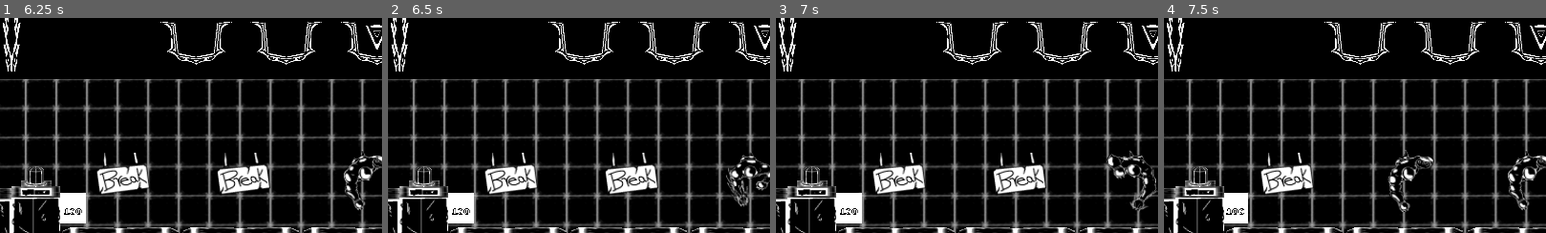
Above: before the commit, frames 1-4 (left to right).
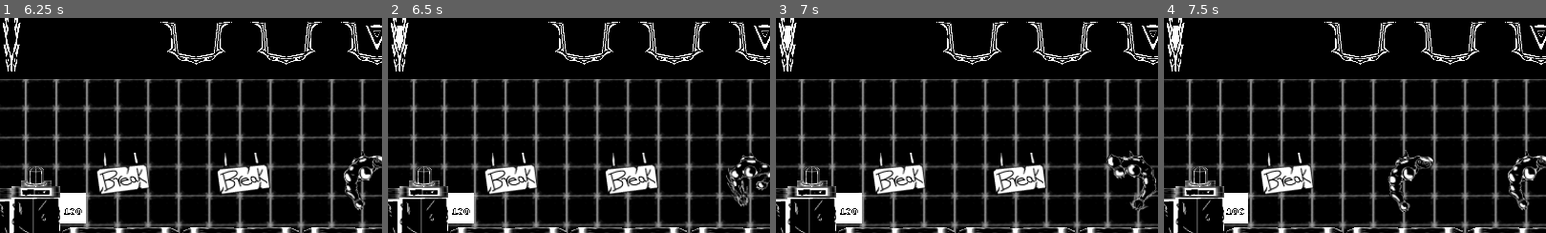
Above: after the commit, the same moments.

Repository: patches34/super-conveyor-bros
Game: Godot game, scene res://Scenes/main_level.tscn
Two runs of this game, one before a commit and one after it. Both use one fixed random seed, a clock stepped at 60 frames per second and the inputs below. The engine's default icon, where the game draws it, is replaced by a stand-in: a white triangle on a blue panel in a dark square.
Inputs (mouse positions are % of the whole screen's width and height, from its top left):
- Up to frame 1 (6.25 s): move the mouse to (72, 45) at 0.52 s; hold Mouse wheel down (scroll_down) 0.53-1.28 s; move the mouse to (30, 55) at 1.27 s; tap one key every 1.5 s from 1.35 s: Mouse wheel up (scroll_up) Mouse wheel down (scroll_down) Middle mouse button (toggle_belt) Mouse wheel up (scroll_up); move the mouse to (60, 28) at 2.02 s; hold Middle mouse button (toggle_belt) 2.03-2.78 s; move the mouse to (45, 70) at 2.77 s; move the mouse to (80, 65) at 3.52 s; hold Mouse wheel up (scroll_up) 3.53-4.28 s; move the mouse to (20, 35) at 4.27 s; move the mouse to (55, 50) at 5.02 s; hold Mouse wheel down (scroll_down) 5.03-5.78 s; move the mouse to (35, 25) at 5.77 s
- Up to frame 2 (6.5 s): no input
- Up to frame 3 (7 s): move the mouse to (72, 45) at 6.52 s; hold Middle mouse button (toggle_belt) from 6.53 s (still down)
- Up to frame 4 (7.5 s): move the mouse to (30, 55) at 7.27 s; release Middle mouse button (toggle_belt) at 7.28 s; tap Mouse wheel down (scroll_down) at 7.35 s
The pictures show only the part of the screen within x 1-51%, y 38-88%; the shares and areas given below are measured in that part.

Frame 1 is identical in both runs. In frame 2, 0.2% of the frame differs, in the area x 2-4%, y 3-16%; in frame 3, 0.2%; in frame 4, 0.2%.

Commit message:
hooking things up

Diff:
--- /dev/null
+++ b/super-conveyor-bros/Prefabs/enemy_energy_maker.tscn
@@ -0,0 +1,6 @@
+[gd_scene format=3 uid="uid://byf3ro3pjg0w"]
+
+[ext_resource type="Script" uid="uid://dg51vkj1b41h4" path="res://Scripts/enemy_energy_maker.gd" id="1_wv3n4"]
+
+[node name="EnemyEnergyMaker" type="Node3D" unique_id=1895794896]
+script = ExtResource("1_wv3n4")
--- a/super-conveyor-bros/Scenes/main_level.tscn
+++ b/super-conveyor-bros/Scenes/main_level.tscn
@@ -4,6 +4,7 @@
 [ext_resource type="PackedScene" uid="uid://benvrdli7tdwe" path="res://Prefabs/item_spawn.tscn" id="2_f3gli"]
 [ext_resource type="PackedScene" uid="uid://d0t6tyels0dhd" path="res://Prefabs/puncher.tscn" id="4_6l6h0"]
 [ext_resource type="PackedScene" uid="uid://3ocuibmw4jbr" path="res://Prefabs/item_capture.tscn" id="7_5vthg"]
+[ext_resource type="PackedScene" uid="uid://byf3ro3pjg0w" path="res://Prefabs/enemy_energy_maker.tscn" id="7_f3gli"]
 [ext_resource type="PackedScene" uid="uid://b037v6mlq3gs8" path="res://Mesh/SM_Table.fbx" id="7_ha3dl"]
 [ext_resource type="PackedScene" uid="uid://cwyyfxhnrrfef" path="res://Prefabs/ui.tscn" id="8_tqiex"]
 [ext_resource type="Material" uid="uid://capn3kwjarjr5" path="res://Materials/wall.tres" id="8_unus1"]
@@ -56,9 +57,18 @@
 
 [node name="PlayerKaiju" parent="Belt" unique_id=1326239178 instance=ExtResource("9_ha3dl")]
 transform = Transform3D(-2.074, 0, 0, 0, 1.8392038, 0.46217132, 0, -0.95854324, 0.8867907, 21.224575, 11.726389, -3.5277276)
+display_min_value = 18.0
+display_max_value = 80.0
 
 [node name="EnemyKaiju" parent="Belt" unique_id=1920127202 instance=ExtResource("9_ha3dl")]
 transform = Transform3D(2.0735085, 0, 0, 0, 1.838768, 0.4621712, 0, -0.9583161, 0.88679075, -1.1843367, 11.726389, -3.5277276)
+display_min_value = 15.0
+display_max_value = 95.0
+score_modifier = -1
+
+[node name="EnemyEnergyMaker" parent="Belt" unique_id=1895794896 node_paths=PackedStringArray("enemy_kaiju") instance=ExtResource("7_f3gli")]
+transform = Transform3D(1, 0, 0, 0, 1, 0, 0, 0, 1, -2.4252892, 9.499999, 7.3195467)
+enemy_kaiju = NodePath("../EnemyKaiju")
 
 [node name="Wall" type="MeshInstance3D" parent="." unique_id=205784542]
 transform = Transform3D(24.115, 0, 0, 0, 8.298, 0, 0, 0, 1, -2.975, -7.655, -1)
@@ -71,3 +81,8 @@
 visible = false
 
 [node name="UI" parent="." unique_id=767468236 instance=ExtResource("8_tqiex")]
+
+[connection signal="attack" from="Belt/PlayerKaiju" to="UI" method="update_score"]
+[connection signal="energy_change" from="Belt/PlayerKaiju" to="UI" method="_on_hero_meter_change"]
+[connection signal="attack" from="Belt/EnemyKaiju" to="UI" method="update_score"]
+[connection signal="energy_change" from="Belt/EnemyKaiju" to="UI" method="_on_enemy_meter_change"]
--- /dev/null
+++ b/super-conveyor-bros/Scripts/enemy_energy_maker.gd
@@ -0,0 +1,31 @@
+extends Node3D
+var timer: float = 2
+@export var enemy_kaiju:Kaiju
+@export var min_time_between:float = 5.0
+@export var max_time_between:float = 7.0
+@export var chance_of_big:float = 0.1
+@export var chance_of_mid:float = 0.3
+
+var rng:RandomNumberGenerator
+
+
+# Called when the node enters the scene tree for the first time.
+func _ready() -> void:
+	rng = RandomNumberGenerator.new()
+	timer = rng.randf_range(min_time_between, max_time_between)
+	pass # Replace with function body.
+
+
+# Called every frame. 'delta' is the elapsed time since the previous frame.
+func _process(delta: float) -> void:
+	timer -= delta
+	if timer <= 0:
+		timer = rng.randf_range(min_time_between, max_time_between)
+		var chance = rng.randf_range(0, 1)
+		if chance < chance_of_big:
+			enemy_kaiju.consume_item(10)
+		elif chance < chance_of_big + chance_of_mid:
+			enemy_kaiju.consume_item(4)
+		else:
+			enemy_kaiju.consume_item(1)
+	pass
--- a/super-conveyor-bros/Scripts/kaiju.gd
+++ b/super-conveyor-bros/Scripts/kaiju.gd
@@ -1,7 +1,11 @@
 class_name Kaiju
 extends Node3D
-
+signal energy_change
+signal attack
 @export var body_animator:AnimatedSprite3D
+@export var display_min_value:float = 0
+@export var display_max_value:float = 100
+@export var score_modifier:int = 1
 
 enum AnimState {
 	idle,
@@ -39,6 +43,9 @@
 		print("fire") #TODO: fire here
 		energy = 0
 		energy_percentage = 0
+		attack.emit(score_modifier)
+	var lerped_energy = lerp(display_min_value, display_max_value, energy_percentage)
+	energy_change.emit(lerped_energy)
 
 
 func _on_body_frame_changed() -> void:
Not shown, added: super-conveyor-bros/Scripts/enemy_energy_maker.gd.uid
